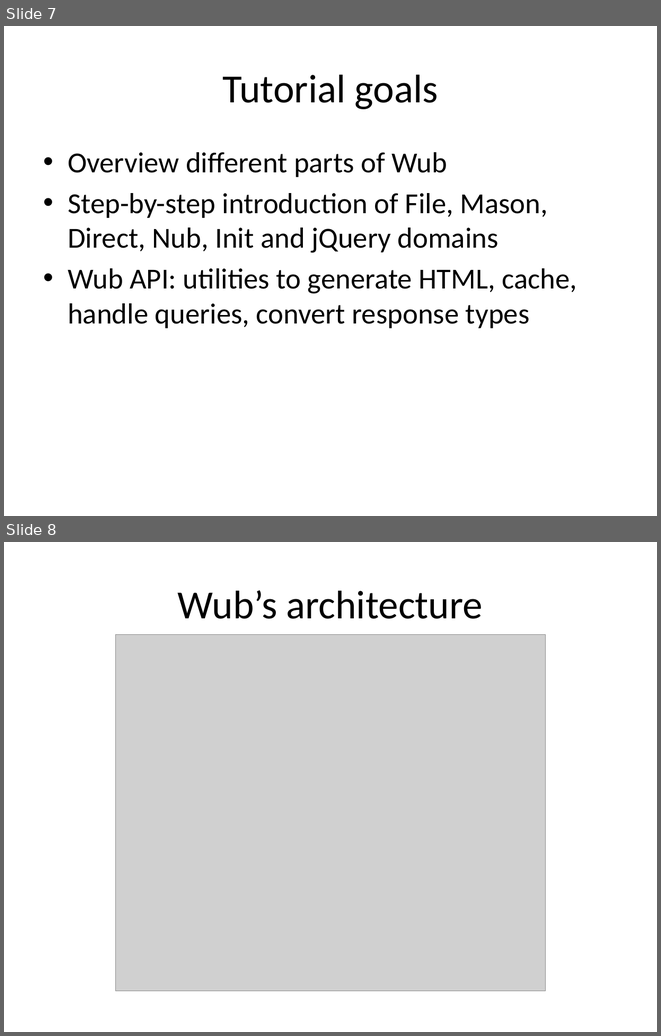
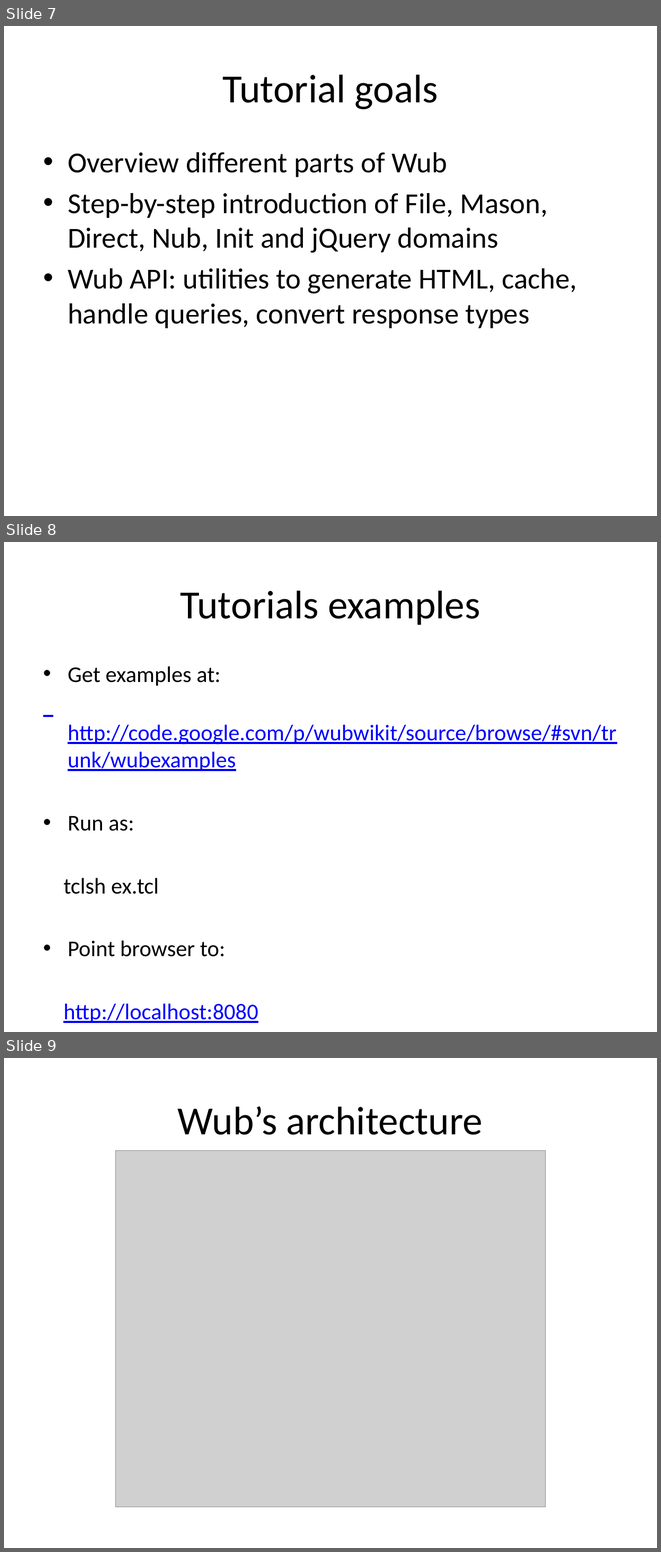
Before and after one commit to jdc8/wubwikit, a slide deck: wubexamples/Lets_Wub.pptx. Shown one above the other, each under a label of ours: slides 7 and 8 before the commit, slides 7, 8 and 9 after it. The pictures are 661x1036 and 661x1552 pixels, drawn with LibreOffice and Linux fonts; fonts in the diff are those of the drawing; grey boxes stand for pictures; background and template pictures are left out. Boxes give left, top, right and bottom in pixels: in the first picture for what was removed or moved away, otherwise in the second. Text is boxed around its words. In the diff, an @@ line names an element or a change of style, - is before the commit and + after.

```diff
--- a/wubexamples/Lets_Wub.pptx
+++ b/wubexamples/Lets_Wub.pptx
@@ slide 8 added at [4,542,657,1032], background #FFFFFF @@
@@ title added at [180,590,480,625], 44 pt, text #000000 @@
+Tutorials examples
@@ text added at [63,666,616,1023], 24.8 pt, text #0000FF, underline @@
+• Get examples at:
+http://code.google.com/p/wubwikit/source/browse/#svn/trunk/wubexamples
+• Run as:
+tclsh ex.tcl
+• Point browser to:
+http://localhost:8080
@@ what was slide 8 is now slide 9 @@
```
Also in this commit, not shown: 3 slides changed, 14 other slides added.
